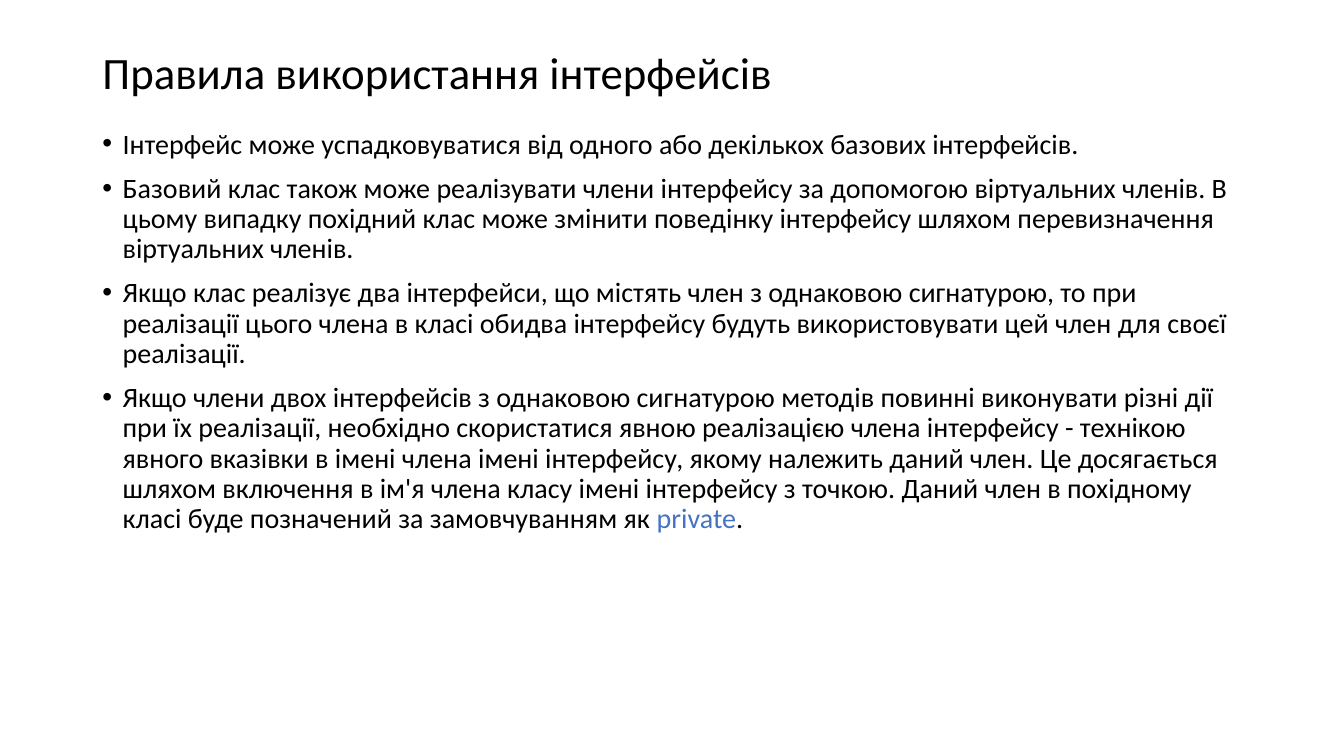
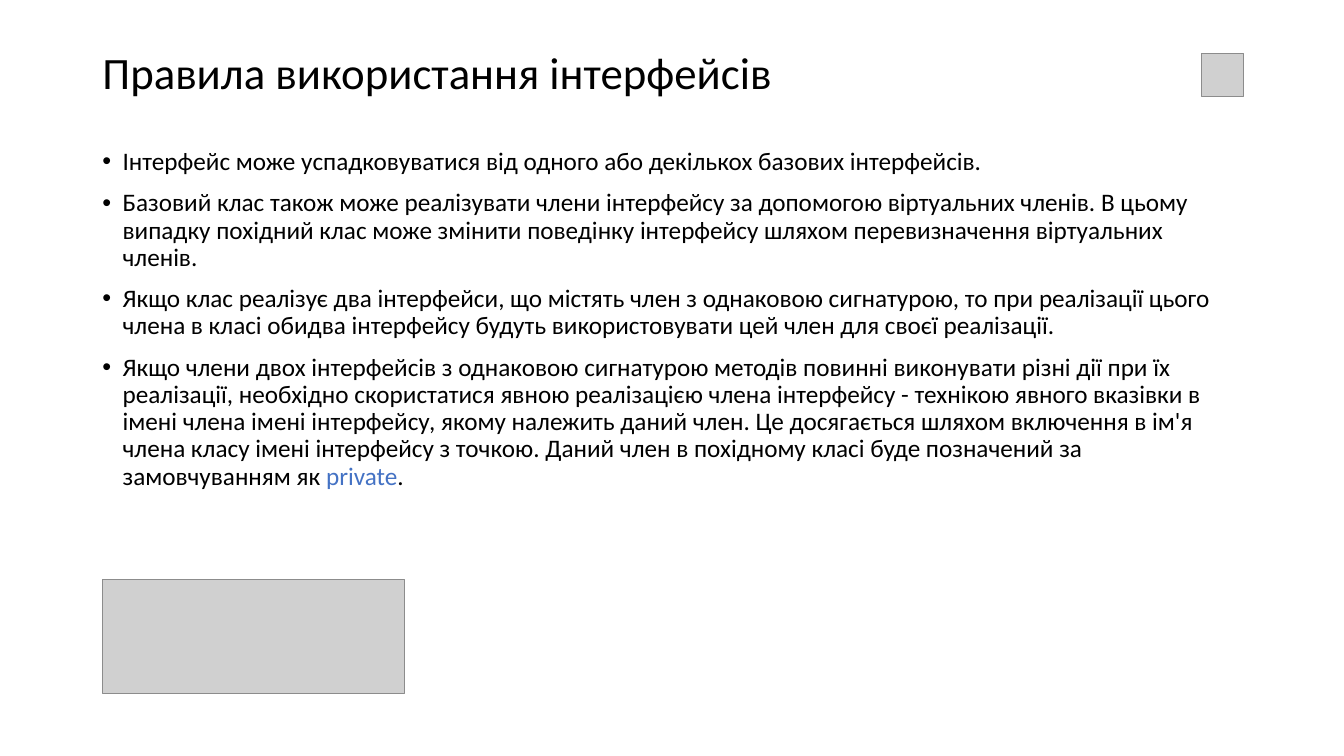
Before and after one commit to IT-Academy2020/Lesson_012_Abstractions, a slide deck: slide 9 of Lesson12.pptx. Drawn at 1344x756 pixels with LibreOffice and Linux fonts; fonts in the diff are those of the drawing; grey boxes stand for pictures. Boxes give left, top, right and bottom in pixels: in the first picture for what was removed or moved away, otherwise in the second. Text is boxed around its words. In the diff, an @@ line names an element or a change of style, - is before the commit and + after.

```diff
--- a/Lesson12.pptx
+++ b/Lesson12.pptx
@@ picture added at box(1202, 53, 1244, 96) @@
@@ text "Інтерфейс може успадковуватися від одного ...": place and size @@
-text "Інтерфейс може успадковуватися від одного ..." at box(123, 134, 1227, 533)
+text "Інтерфейс може успадковуватися від одного ..." at box(123, 152, 1209, 489)
@@ text "Інтерфейс може успадковуватися від одного ..." at box(123, 152, 1209, 489): size 20 to 18 pt @@
@@ picture added at box(103, 580, 405, 694) @@
```
Also in this commit, not shown: 9 other slides changed, 1 slide added.
